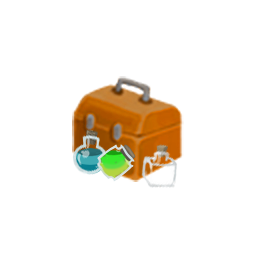
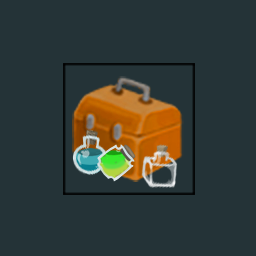
Two versions of the same layered image (256px x 256px). Layer-by-layer changes:
showed group "BG" (1st of 2) (5 layers) over (0, 0, 256, 256)
